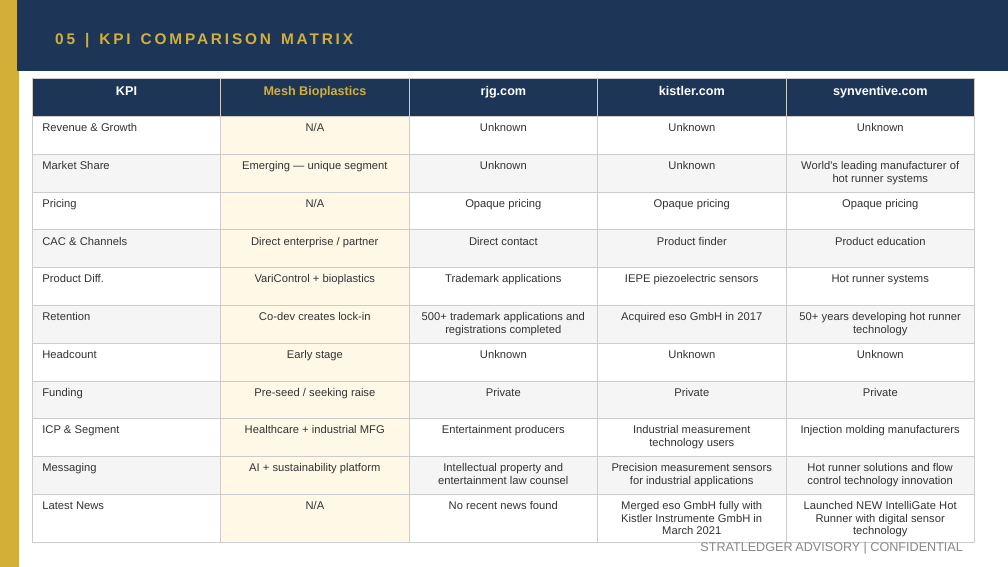
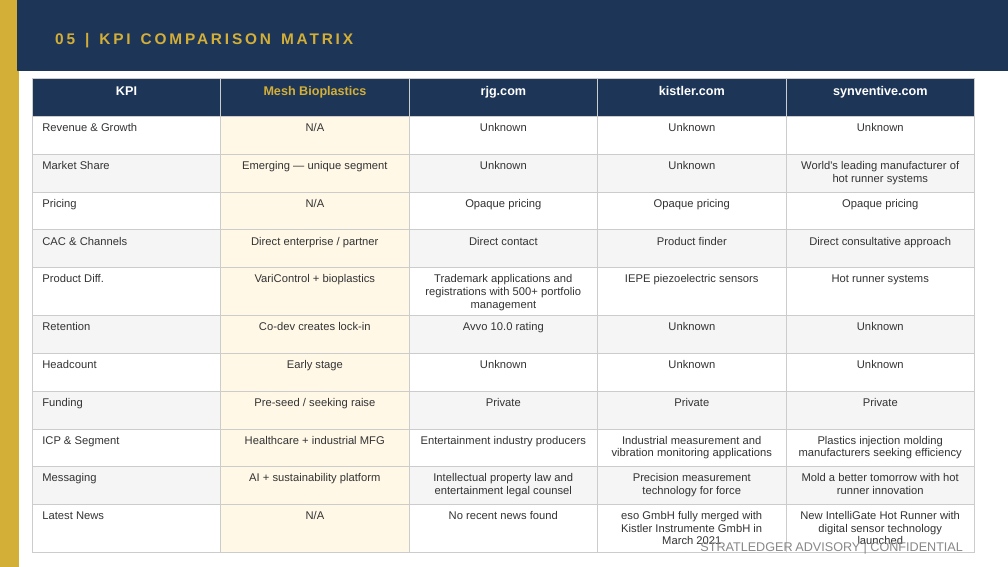
Before and after one commit to apexmakeshop-dot/droplet-commands, a slide deck: slide 9 of mesh_bioplastics_CI_Report.pptx. Drawn at 1008x567 pixels with LibreOffice and Linux fonts; fonts in the diff are those of the drawing. Boxes give left, top, right and bottom in pixels: in the first picture for what was removed or moved away, otherwise in the second. Text is boxed around its words. In the diff, an @@ line names an element or a change of style, - is before the commit and + after.

```diff
--- a/mesh_bioplastics_CI_Report.pptx
+++ b/mesh_bioplastics_CI_Report.pptx
@@ table at [32, 79, 975, 551] @@
-row 5, column 5: Product education
+row 5, column 5: Direct consultative approach
-row 6, column 3: Trademark applications
+row 6, column 3: Trademark applications and registrations with 500+ portfolio management
-row 7: Retention | Co-dev creates lock-in | 500+ trademark applications and registrations completed | Acquired eso GmbH in 2017 | 50+ years developing hot runner technology
+row 7: Retention | Co-dev creates lock-in | Avvo 10.0 rating | Unknown | Unknown
-row 10: ICP & Segment | Healthcare + industrial MFG | Entertainment producers | Industrial measurement technology users | Injection molding manufacturers
+row 10: ICP & Segment | Healthcare + industrial MFG | Entertainment industry producers | Industrial measurement and vibration monitoring applications | Plastics injection molding manufacturers seeking efficiency
-row 11: Messaging | AI + sustainability platform | Intellectual property and entertainment law counsel | Precision measurement sensors for industrial applications | Hot runner solutions and flow control technology innovation
+row 11: Messaging | AI + sustainability platform | Intellectual property law and entertainment legal counsel | Precision measurement technology for force | Mold a better tomorrow with hot runner innovation
-row 12, column 4: Merged eso GmbH fully with Kistler Instrumente GmbH in March 2021
+row 12, column 4: eso GmbH fully merged with Kistler Instrumente GmbH in March 2021
-row 12, column 5: Launched NEW IntelliGate Hot Runner with digital sensor technology
+row 12, column 5: New IntelliGate Hot Runner with digital sensor technology launched
```
Also in this commit, not shown: 4 other slides changed.
